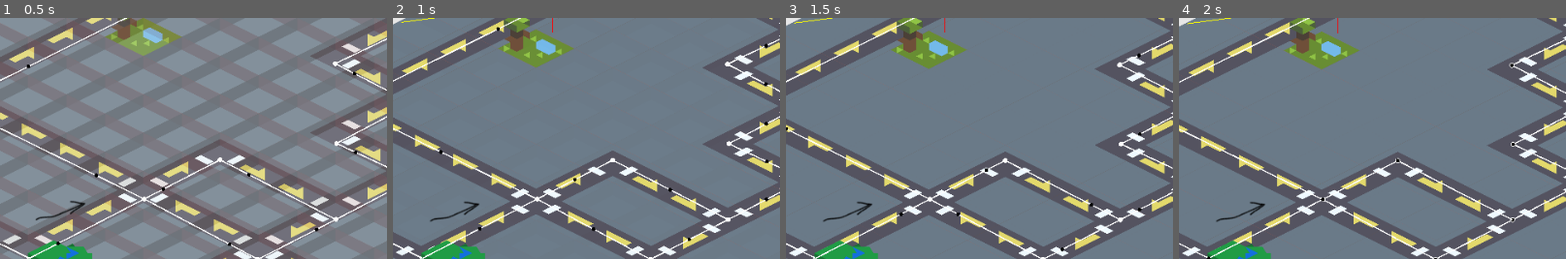
Above: before the commit, frames 1-4 (left to right).
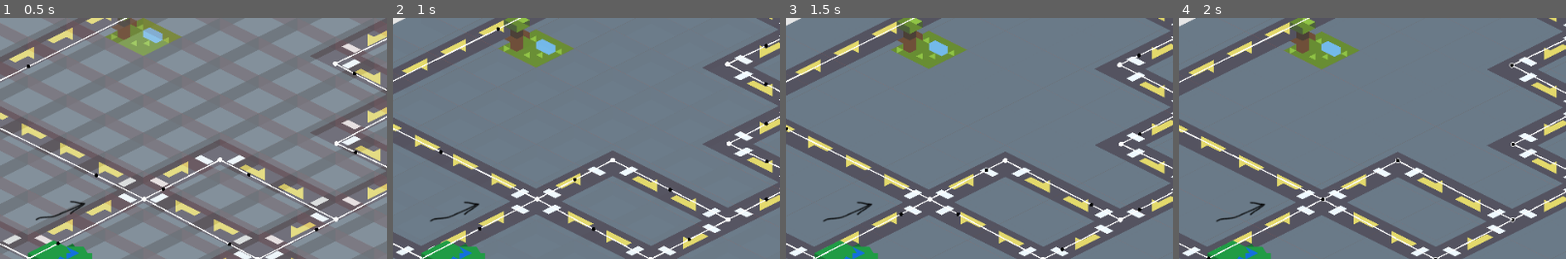
Above: after the commit, the same moments.

Repository: DevinPentecost/gmtkjam-2019
Game: Godot game, scene res://scenes/test/car_test.tscn
Two runs of this game, one before a commit and one after it. Both use one fixed random seed, a clock stepped at 60 frames per second and the inputs below. This scene is started directly instead of the project's main scene. Sound files missing from this copy of the repository are replaced by a short silence.
Inputs (mouse positions are % of the whole screen's width and height, from its top left):
- Up to frame 1 (0.5 s): no input
- Up to frame 2 (1 s): tap Enter at 0.5 s; move the mouse to (95, 2) at 0.52 s; hold Right (player_turn_right) from 0.53 s (still down); hold Up (player_turn_straight) from 0.53 s (still down); click (95, 2) at 0.67 s
- Up to frame 3 (1.5 s): move the mouse to (85, 10) at 1.27 s; release Right (player_turn_right) at 1.28 s; release Up (player_turn_straight) at 1.28 s; hold Left (player_turn_left) from 1.28 s (still down); tap Up (player_turn_straight) at 1.35 s; click (85, 10) at 1.42 s
- Up to frame 4 (2 s): keep holding Left (player_turn_left)
The pictures show only the part of the screen within x 41-91%, y 0-50%; the shares and areas given below are measured in that part.

Frame 1 is identical in both runs. In frame 2, less than 0.1% of the frame differs, in the area x 2-42%, y 0-7%; in frame 3, less than 0.1%; in frame 4, less than 0.1%.
Error before the commit: Invalid get index 'collision_layer' (on base: 'null instance'). (res://objects/passenger/Pin.gd:33)
Error after the commit: Invalid call. Nonexistent function 'get_destination_node' in base 'Nil'. (res://objects/car/Car.gd:42)

Commit message:
getting edges of screen

Diff:
--- a/project/objects/passenger/Pin.gd
+++ b/project/objects/passenger/Pin.gd
@@ -3,9 +3,9 @@
 signal pin_reached
 
 export var debug = true
-
-export(NodePath) var floating_radius_area
-onready var _floating_radius_area = get_node(floating_radius_area)
+export var compass_radius = 250.0
+export(NodePath) var player
+onready var _player = get_node(player)
 
 #Tweening stuff
 var height_offset = 100.0
@@ -14,8 +14,7 @@
 var _showing = false
 
 onready var _pointer = find_node('FloatingSprite')
-onready var _ray = RayCast2D.new()
-onready var _float_point = global_position # must be global
+onready var _float_point = Vector2(0,0) # must be global
 
 # Called when the node enters the scene tree for the first time.
 func _ready():
@@ -24,13 +23,6 @@
 	add_child(_screen_notifier)
 	_screen_notifier.connect("screen_entered", self, "screen_entered")
 	_screen_notifier.connect("screen_exited", self, "screen_exited")
-
-	add_child(_ray)
-	_ray.collide_with_areas = true
-	_ray.collide_with_bodies = false
-	_ray.exclude_parent = true
-
-	_ray.set_collision_mask_bit(_floating_radius_area.collision_layer, true)
 
 func screen_entered():
 	print()
@@ -68,27 +60,43 @@
 	position.y -= height_offset
 
 func _on_Pin_area_entered(area):
-
 	#Did we connect with the player?
 	if area.is_in_group("player"):
 		#We must have reached the destination!
 		emit_signal("pin_reached")
 
 func _draw():
-	if debug:
-		draw_line(_ray.position, _ray.cast_to, Color(255, 0, 0), 1)
-		draw_line(_ray.position, to_local(_float_point), Color(255, 209, 0), 1)
+	if debug and _player:
+		draw_line(Vector2(0,0), _float_point, Color(255, 0, 0), 1)
 
-func _update_float_point(area):
-	_ray.cast_to = _ray.to_local(area.global_position) # ray.cast_to is local
-	_ray.force_raycast_update()
-	if _ray.is_colliding():
-		_float_point = _ray.get_collision_point()
-	if debug:
+
+		# testing canvas edges
+		draw_rect(_local_rect(_get_camera_rect()), Color(255, 0, 0), false)
+
+func _get_camera_rect():
+	# returns in global positioned rect!!
+	var vtrans = get_canvas_transform()
+	var top_left = -vtrans.get_origin() / vtrans.get_scale()
+	var vsize = get_viewport_rect().size
+	return Rect2(top_left, vsize/vtrans.get_scale())
+
+func _local_rect(grect):
+	return Rect2(to_local(grect.position), grect.size)
+
+#func _get_camera_intersection(gpos):
+	# check each border of the screen
+#	Geometry.segment_intersects_segment_2d()
+
+func _process(delta):
+	var tpos = _player.global_position
+
+	var dist = (to_local(tpos).length() - compass_radius)
+	if dist > 0:
+		_float_point = to_local(tpos).normalized() * dist
+	else:
+		_pointer.visible = false
+
+	if debug and _player:
 		update()
 
-
-func _process(delta):
-	# cast to target area
-	if _floating_radius_area:
-		_update_float_point(_floating_radius_area)
+	_pointer.global_position = to_global(_float_point)
--- a/project/objects/passenger/Pin.tscn
+++ b/project/objects/passenger/Pin.tscn
@@ -1,7 +1,8 @@
-[gd_scene load_steps=4 format=2]
+[gd_scene load_steps=5 format=2]
 
 [ext_resource path="res://objects/passenger/Pin.gd" type="Script" id=1]
 [ext_resource path="res://objects/passenger/smile.png" type="Texture" id=2]
+[ext_resource path="res://2d_resources/tiles/dir_se.png" type="Texture" id=3]
 
 [sub_resource type="RectangleShape2D" id=1]
 extents = Vector2( 5, 5 )
@@ -21,6 +22,7 @@
 [node name="Tween" type="Tween" parent="."]
 
 [node name="FloatingSprite" type="Sprite" parent="."]
+texture = ExtResource( 3 )
 
 [node name="debugline" type="Line2D" parent="."]
 texture_mode = 3080292
